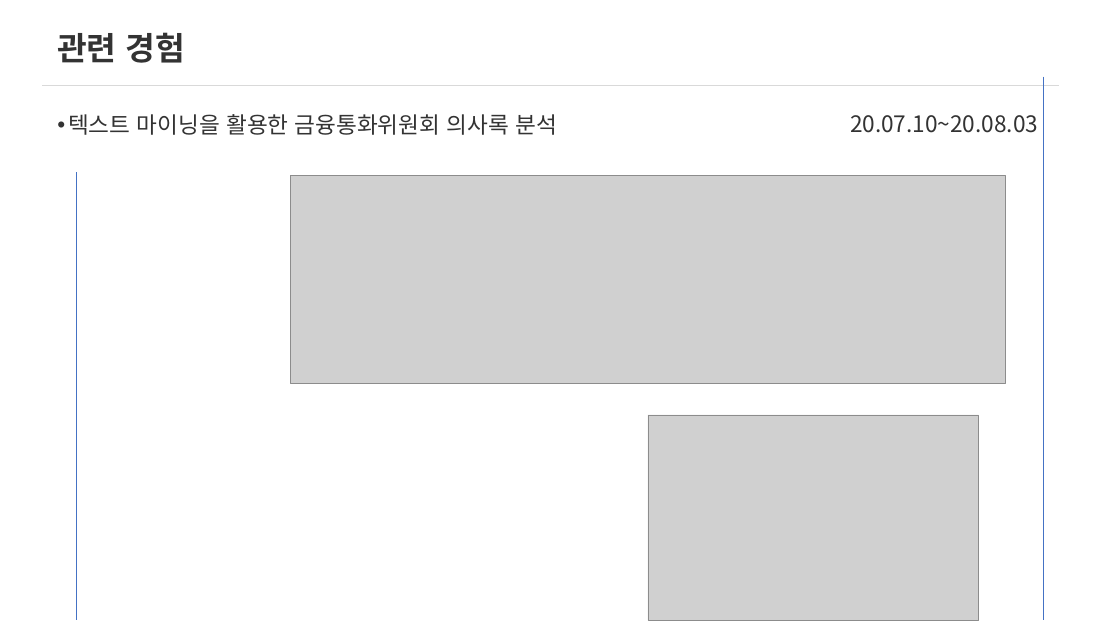
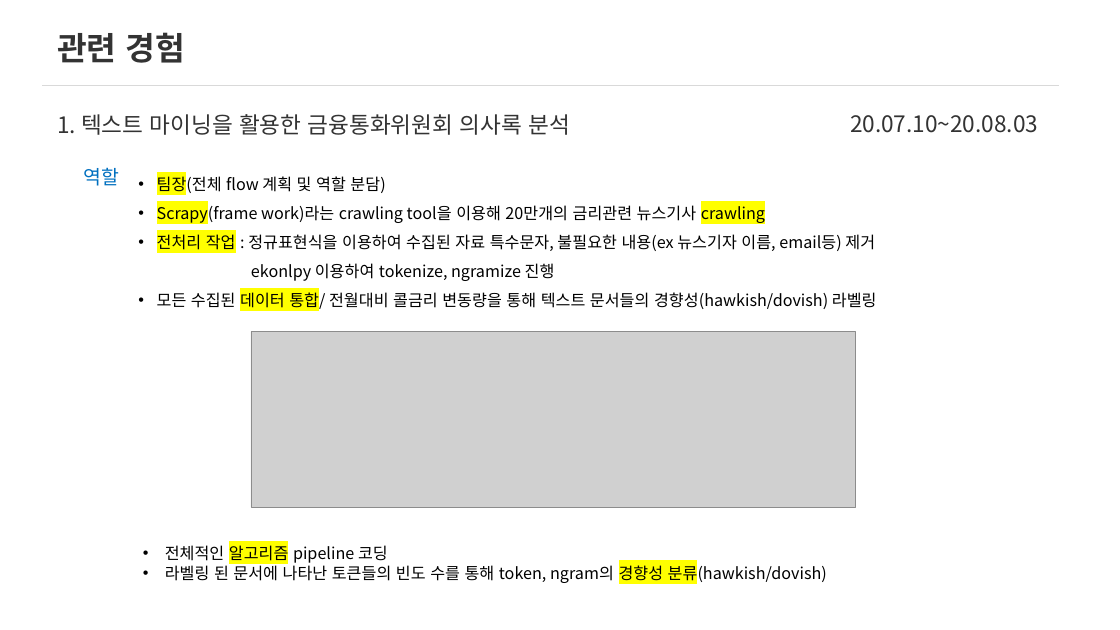
Before and after one commit to Changyoon-Lee/portfolio, a slide deck: slide 4 of 포트폴리오세부내용.pptx (slide 3 before the commit). Drawn at 1120x630 pixels with LibreOffice and Linux fonts; fonts in the diff are those of the drawing; grey boxes stand for pictures. Boxes give left, top, right and bottom in pixels: in the first picture for what was removed or moved away, otherwise in the second. Text is boxed around its words. In the diff, an @@ line names an element or a change of style, - is before the commit and + after.

```diff
--- a/포트폴리오세부내용.pptx
+++ b/포트폴리오세부내용.pptx
@@ line removed from (1043, 77) to (1043, 620) @@
@@ text at bbox=[57, 114, 570, 135]: text changed @@
-• 텍스트 마이닝을 활용한 금융통화위원회 의사록 분석
+1. 텍스트 마이닝을 활용한 금융통화위원회 의사록 분석
@@ line removed from (76, 173) to (76, 620) @@
@@ text added at bbox=[83, 167, 119, 186], 24 pt, text #0070C0 @@
+역할
@@ text added at bbox=[157, 174, 877, 311], 20 pt, text #000000 @@
+• 팀장(전체 flow 계획 및 역할 분담)
+• Scrapy(frame work)라는 crawling tool을 이용해 20만개의 금리관련 뉴스기사 crawling
+• 전처리 작업 : 정규표현식을 이용하여 수집된 자료 특수문자, 불필요한 내용(ex 뉴스기자 이름, email등) 제거
+  ekonlpy 이용하여 tokenize, ngramize 진행
+• 모든 수집된 데이터 통합/ 전월대비 콜금리 변동량을 통해 텍스트 문서들의 경향성(hawkish/dovish) 라벨링
@@ picture: place and size @@
-picture at bbox=[291, 176, 1005, 383]
+picture at bbox=[251, 331, 855, 507]
@@ picture removed at bbox=[648, 415, 979, 620] @@
@@ text added at bbox=[165, 543, 827, 583], 20 pt, text #000000 @@
+• 전체적인 알고리즘 pipeline 코딩
+• 라벨링 된 문서에 나타난 토큰들의 빈도 수를 통해 token, ngram의 경향성 분류(hawkish/dovish)
```
Also in this commit, not shown: 12 other slides changed, 5 slides added.
